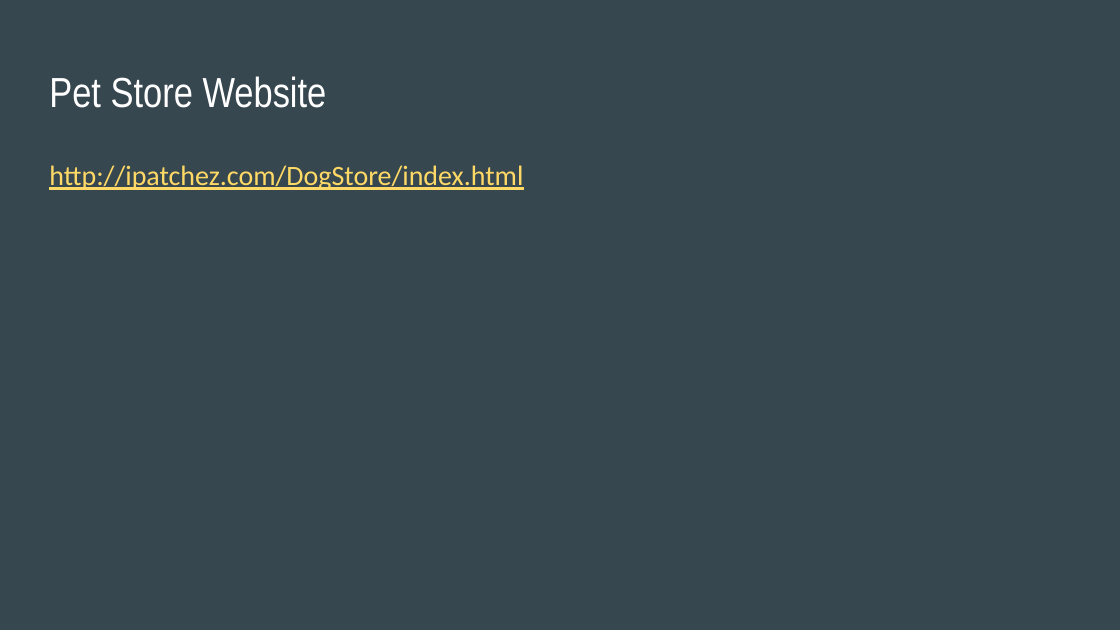
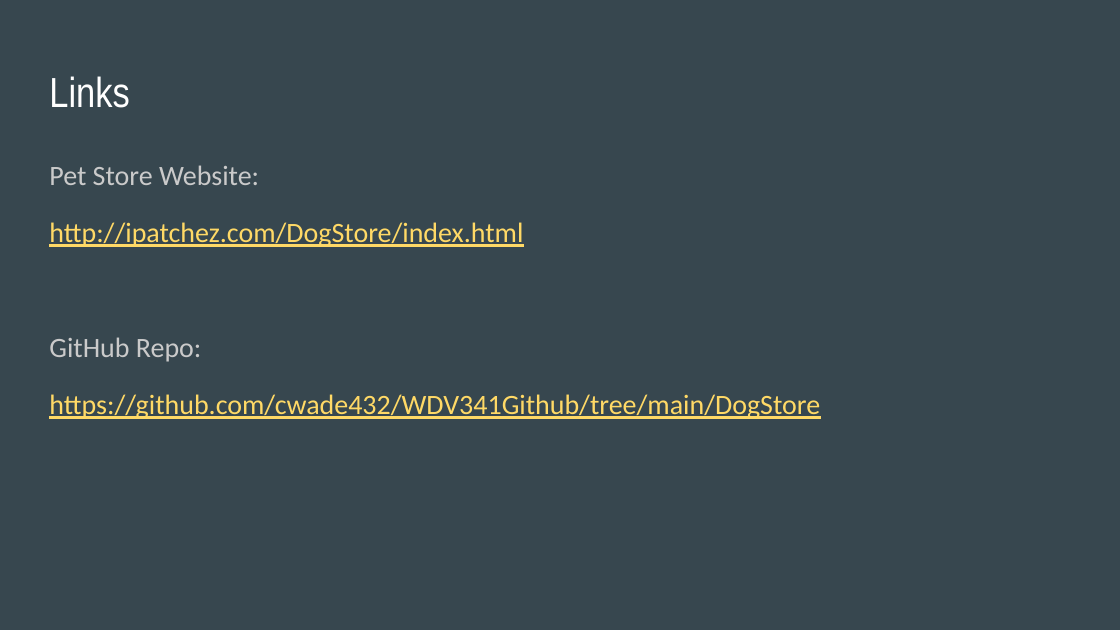
Before and after one commit to cwade432/WDV341Github, a slide deck: slide 14 of DogStore/Presentation/Online_Pet_Store.pptx (slide 12 before the commit). Drawn at 1120x630 pixels with LibreOffice and Linux fonts; fonts in the diff are those of the drawing. Boxes give left, top, right and bottom in pixels: in the first picture for what was removed or moved away, otherwise in the second. Text is boxed around its words. In the diff, an @@ line names an element or a change of style, - is before the commit and + after.

```diff
--- a/DogStore/Presentation/Online_Pet_Store.pptx
+++ b/DogStore/Presentation/Online_Pet_Store.pptx
@@ title at [49, 76, 129, 108]: text changed @@
-Pet Store Website
+Links
@@ text at [49, 165, 259, 185]: paragraph added @@
+Pet Store Website:
@@ text at [49, 337, 820, 419]: paragraphs added @@
+GitHub Repo:
+https://github.com/cwade432/WDV341Github/tree/main/DogStore
```
Also in this commit, not shown: 2 other slides changed, 2 slides added.
